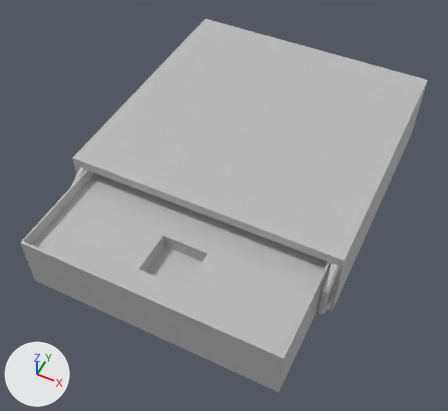
The FBX model Stencil_Buffer_Masking_HDRP/Assets/_Developers/Steve/DrawerRack.fbx: old version first, new version second.
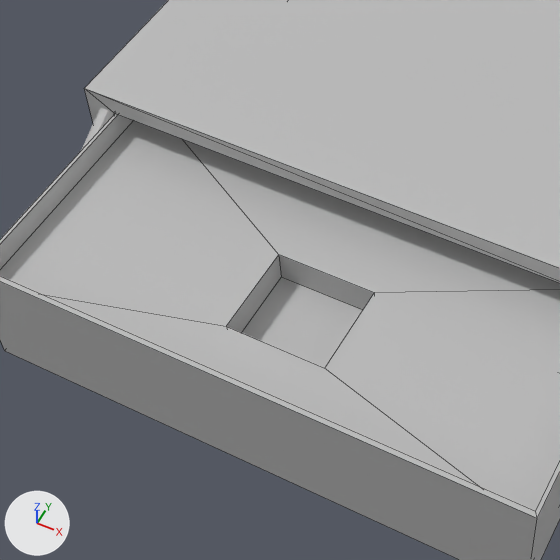
Each version is shown whole from a 50 mm lens placed at (0.1145, -0.054, 0.1205), pointed at (0.0921, -0.0092, 0.0646), then close up on the part from 7% to 66% of the width and 28% to 92% of the height. The lights are fixed; the arrows at lower left show +X, +Y and +Z. The close-ups show mesh edges as thin lines. Where no turn or scale is listed for an object, it has been applied to the vertices.

Objects in the first close-up: 'Drawer', 'Foam', 'pCube246'.
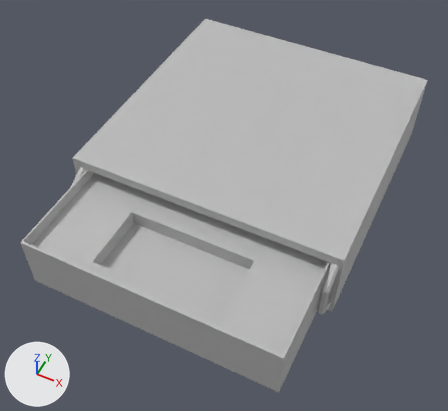
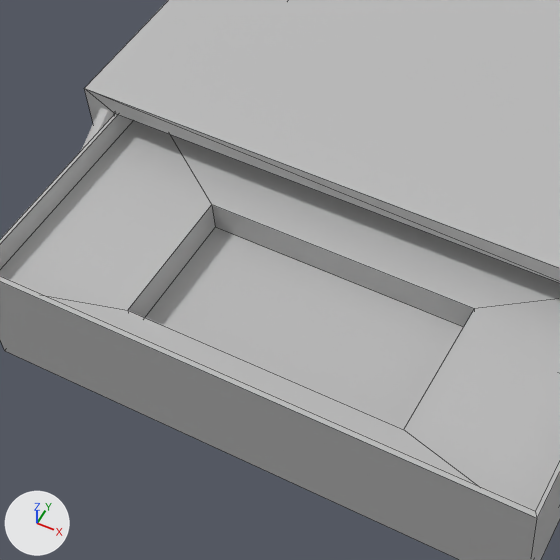
The change in detail:
me_mesh_003 has 14 vertices, 10 faces and spans x -0.0119..0.017, y -0.0084..0.0058, z -0.0074..-0.0028.
me_mesh_003 is used by ob_foam; location (0.09011, -0.01916, 0.07191).
Part 1, on me_mesh_003:
Vertex 6 of me_mesh_003 moves from (-0.0001, -0.0053, -0.0028) at pixel (226, 326) to (-0.0048, -0.0066, -0.0028) at pixel (127, 310).
Vertex 7 of me_mesh_003 moves from (0.0052, -0.0053, -0.0028) at pixel (324, 368) to (0.01, -0.0066, -0.0028) at pixel (403, 429).
Vertex 8 of me_mesh_003 moves from (0.0052, -0.0004, -0.0028) at pixel (374, 292) to (0.01, 0.0009, -0.0028) at pixel (474, 308).
Vertex 9 of me_mesh_003 moves from (-0.0001, -0.0004, -0.0028) at pixel (278, 254) to (-0.0048, 0.0009, -0.0028) at pixel (211, 204).
Vertex 10 of me_mesh_003 moves from (-0.0001, -0.0053, -0.0046) to (-0.0048, -0.0066, -0.0046).
Vertex 11 of me_mesh_003 moves from (0.0052, -0.0053, -0.0046) to (0.01, -0.0066, -0.0046).
Vertex 12 of me_mesh_003 moves from (0.0052, -0.0004, -0.0046) to (0.01, 0.0009, -0.0046).
Vertex 13 of me_mesh_003 moves from (-0.0001, -0.0004, -0.0046) at pixel (281, 277) to (-0.0048, 0.0009, -0.0046) at pixel (215, 227).

Pixel boxes (x1, y1, x2, y2) of what changed, in the close-ups (560 x 560 px; the box of a moved part takes in the faces that stretch with it):
part 1 of me_mesh_003, moved or reshaped: (36, 133, 560, 490) in both
